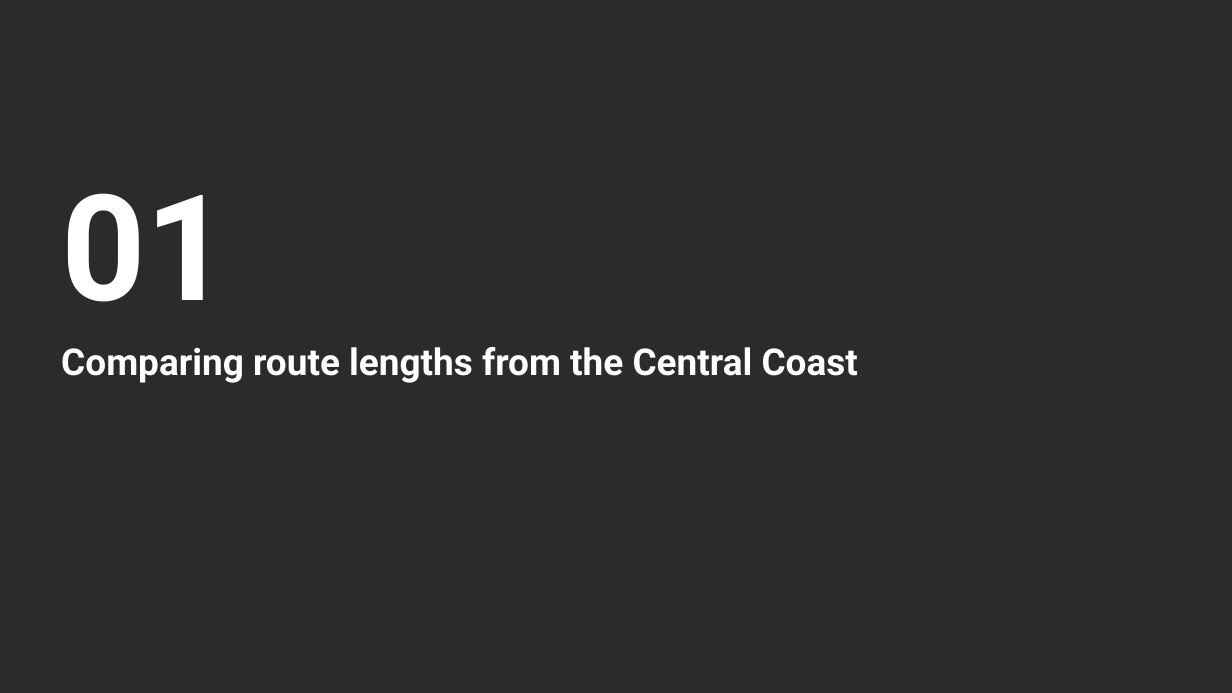
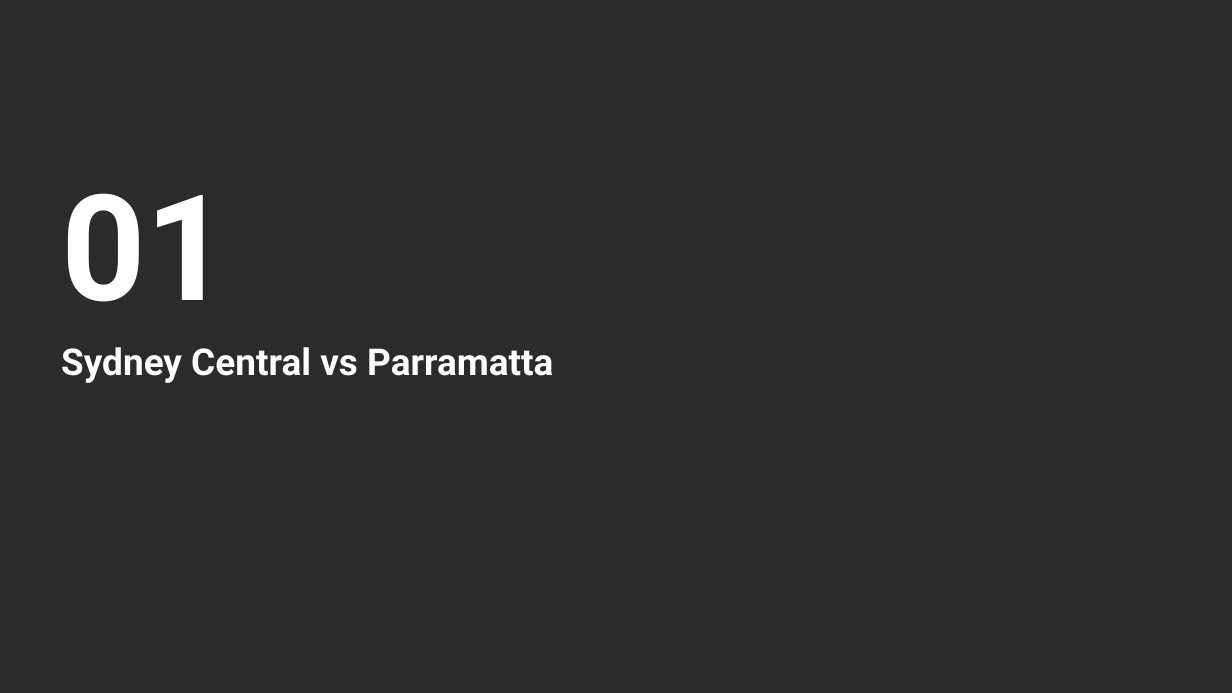
Before and after one commit to alyciawolf02/claude, a slide deck: slide 2 of Protecting_HSRA_Sydney_Central_Alignment_v2.pptx. Drawn at 1232x693 pixels with LibreOffice and Linux fonts; fonts in the diff are those of the drawing; background and template pictures are left out; a plain dark background stands for a picture behind light text. Boxes give left, top, right and bottom in pixels: in the first picture for what was removed or moved away, otherwise in the second. Text is boxed around its words. In the diff, an @@ line names an element or a change of style, - is before the commit and + after.

```diff
--- a/Protecting_HSRA_Sydney_Central_Alignment_v2.pptx
+++ b/Protecting_HSRA_Sydney_Central_Alignment_v2.pptx
@@ title at (x1=61, y1=347, x2=553, y2=383): text changed @@
-Comparing route lengths from the Central Coast
+Sydney Central vs Parramatta
```
Also in this commit, not shown: 4 other slides changed.
